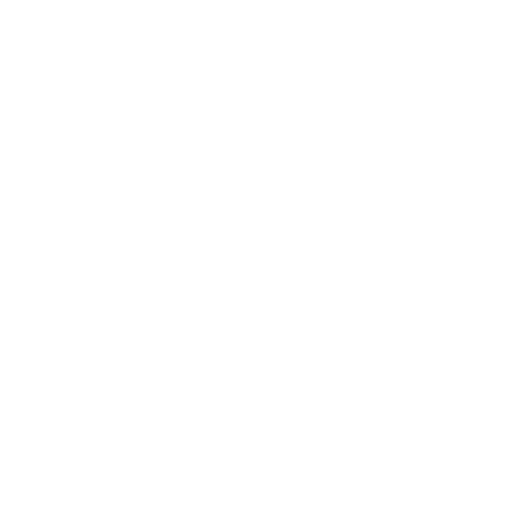
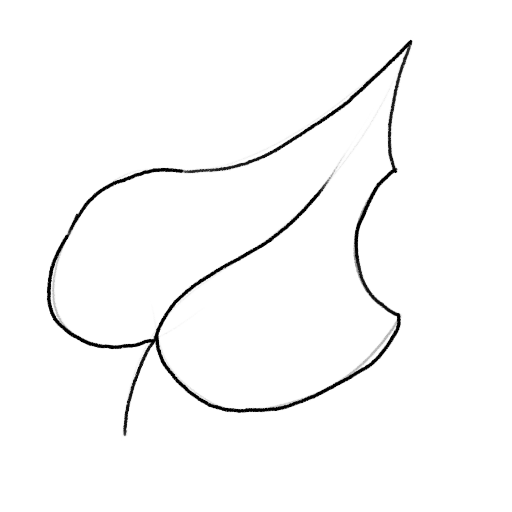
Two versions of the same layered image (512×512). Layer-by-layer changes:
added layer "Delineado" above "Trazo" over (x1=46, y1=39, x2=413, y2=437)
painted on "Trazo" over (x1=51, y1=39, x2=413, y2=437)
